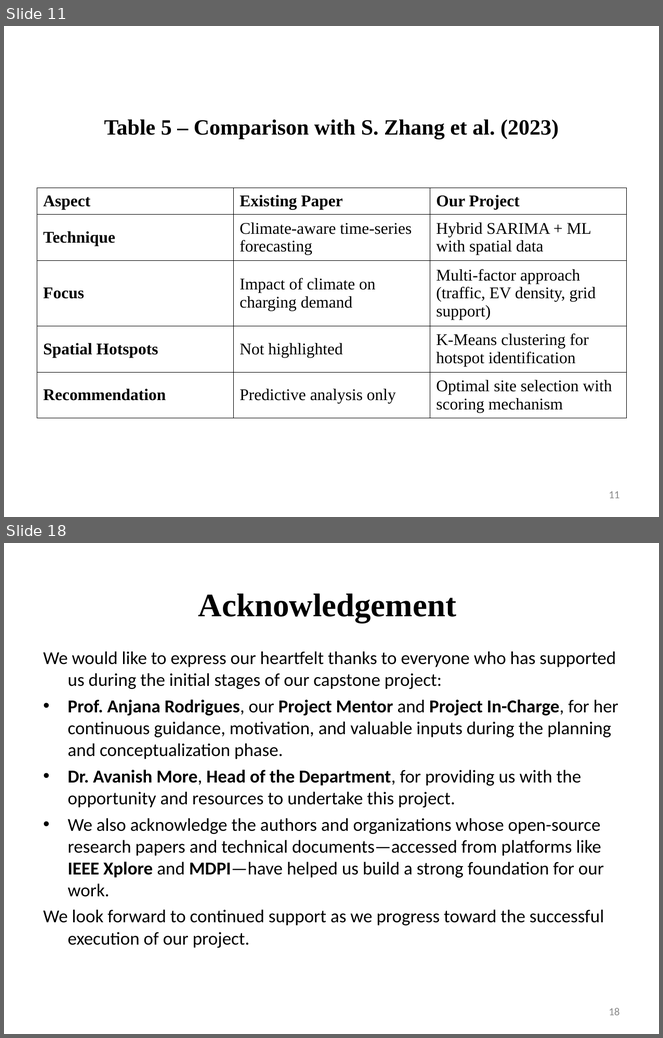
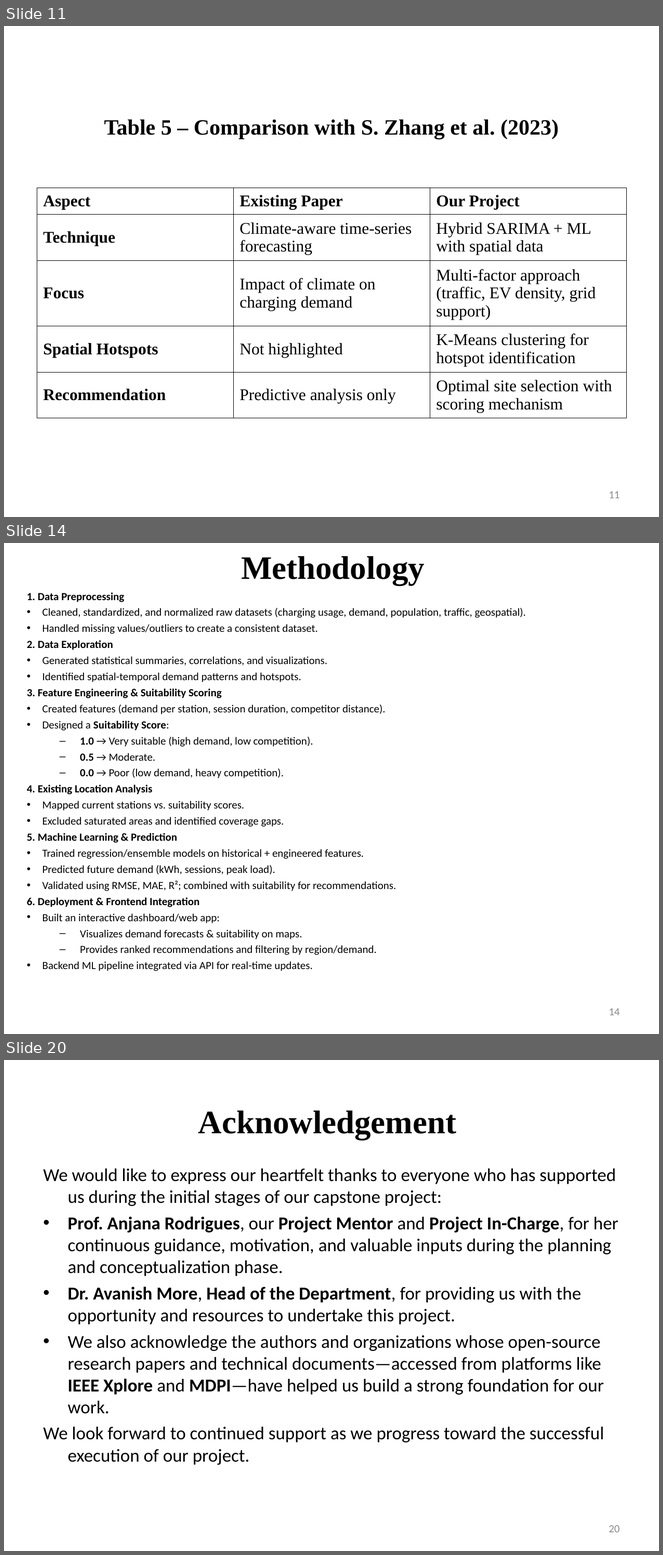
Before and after one commit to TirthDhandhukia30/EVision, a slide deck: Models/Topic 1- EVision.ppt. Shown one above the other, each under a label of ours: slides 11 and 18 before the commit, slides 11, 14 and 20 after it; the slides between them are not shown. The pictures are 663x1038 and 663x1555 pixels, drawn with LibreOffice and Linux fonts; fonts in the diff are those of the drawing. Boxes give left, top, right and bottom in pixels: in the first picture for what was removed or moved away, otherwise in the second. Text is boxed around its words. In the diff, an @@ line names an element or a change of style, - is before the commit and + after.

```diff
--- a/Models/Topic 1- EVision.ppt
+++ b/Models/Topic 1- EVision.ppt
@@ slide 14 added at (4, 543, 659, 1034), background #FFFFFF at 50% opacity @@
@@ title added at (241, 556, 425, 585), 36 pt, text #000000, bold @@
+Methodology
@@ text added at (27, 592, 526, 971), 12 pt, text #000000 @@
+1. Data Preprocessing
+• Cleaned, standardized, and normalized raw datasets (charging usage, demand, population, traffic, geospatial).
+• Handled missing values/outliers to create a consistent dataset.
+2. Data Exploration
+• Generated statistical summaries, correlations, and visualizations.
+• Identified spatial-temporal demand patterns and hotspots.
+3. Feature Engineering & Suitability Scoring
+• Created features (demand per station, session duration, competitor distance).
+• Designed a Suitability Score:
+  – 1.0 → Very suitable (high demand, low competition).
+  – 0.5 → Moderate.
+  – 0.0 → Poor (low demand, heavy competition).
+4. Existing Location Analysis
+• Mapped current stations vs. suitability scores.
+• Excluded saturated areas and identified coverage gaps.
+5. Machine Learning & Prediction
+• Trained regression/ensemble models on historical + engineered features.
+• Predicted future demand (kWh, sessions, peak load).
+• Validated using RMSE, MAE, R²; combined with suitability for recommendations.
+6. Deployment & Frontend Integration
+• Built an interactive dashboard/web app:
+  – Visualizes demand forecasts & suitability on maps.
+  – Provides ranked recommendations and filtering by region/demand.
+• Backend ML pipeline integrated via API for real-time updates.
@@ page number added at (609, 1008, 620, 1016), 12 pt, text #898989 @@
+14
@@ what was slide 18 is now slide 20 @@
@@ page number at (609, 1525, 620, 1533): text changed @@
-18
+20
```
Also in this commit, not shown: 7 slides changed, 5 other slides added, 3 slides removed, 29 other files.
